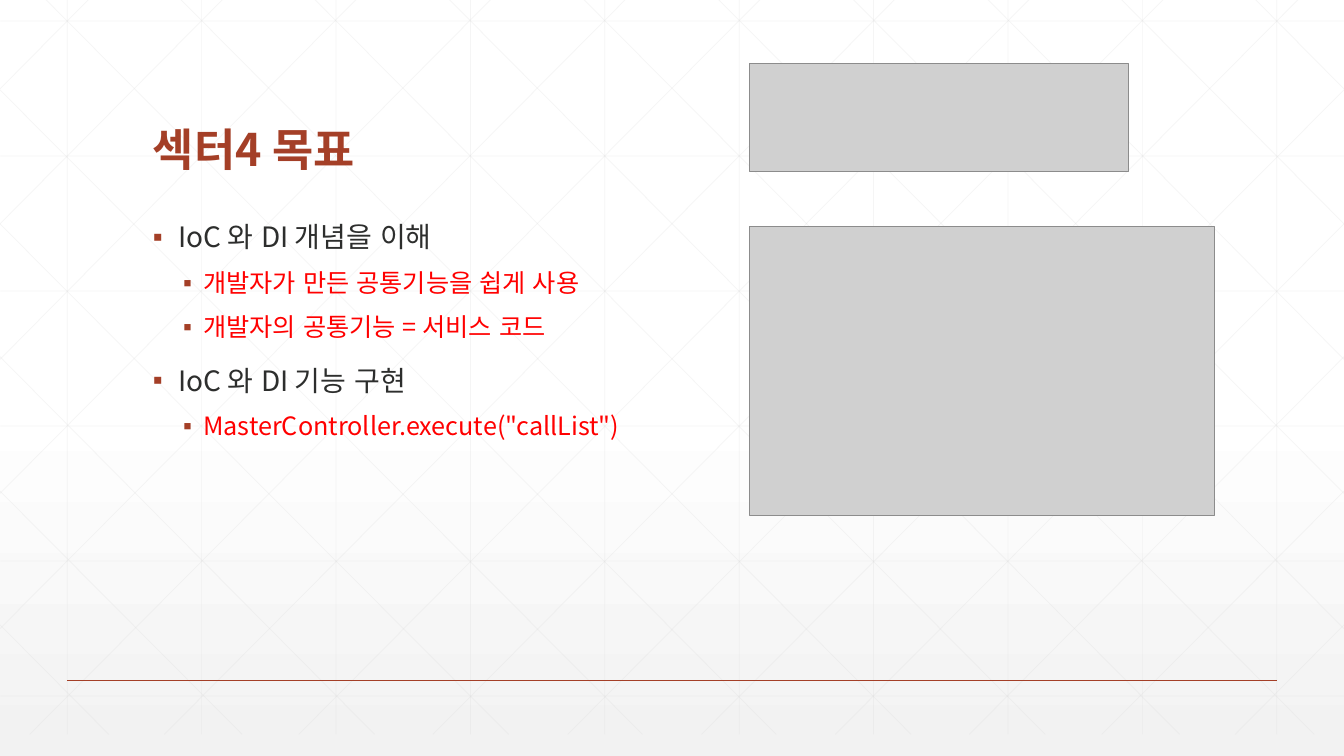
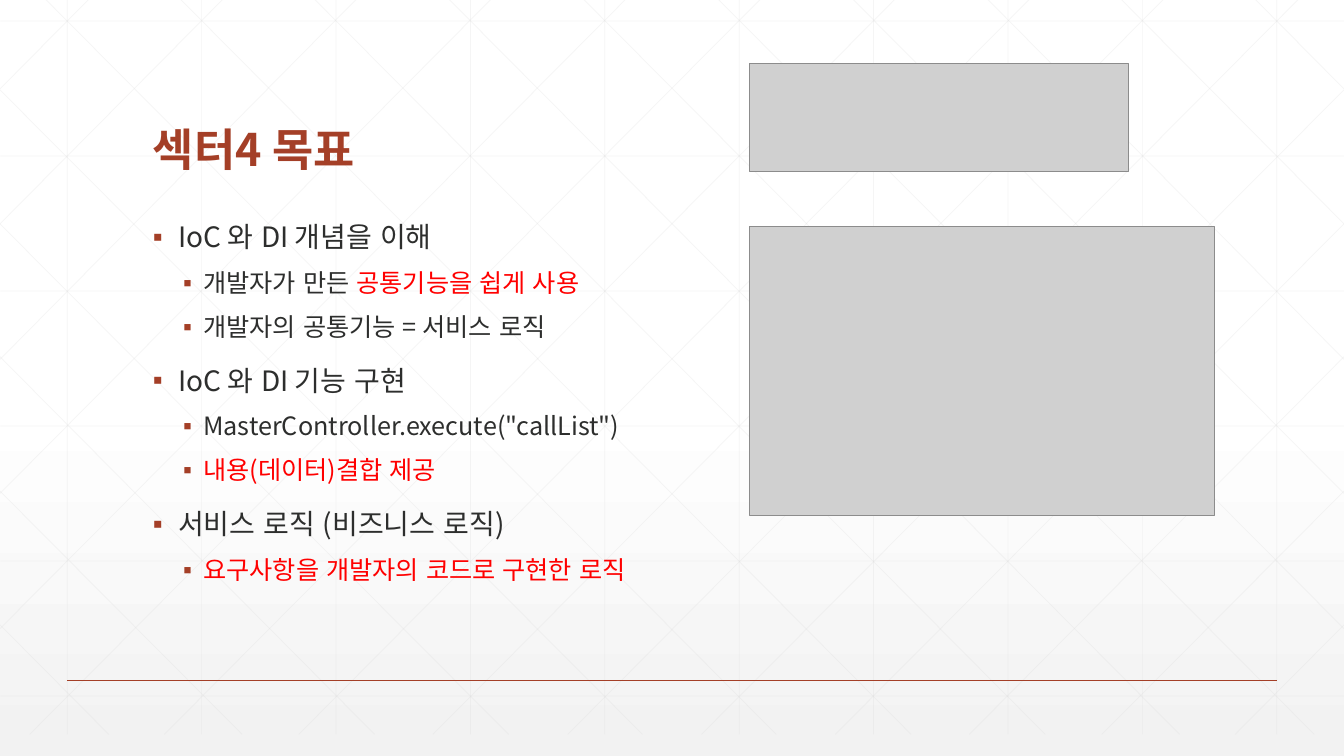
Before and after one commit to zeroshift01/code5, a slide deck: slide 2 of inflearn04/doc/4.서비스 로직을 재사용할 수 있는 IoC 와 DI 를 구현합니다.pptx. Drawn at 1344x756 pixels with LibreOffice and Linux fonts; fonts in the diff are those of the drawing; grey boxes stand for pictures. Boxes give left, top, right and bottom in pixels: in the first picture for what was removed or moved away, otherwise in the second. Text is boxed around its words. In the diff, an @@ line names an element or a change of style, - is before the commit and + after.

Commit message:
섹터 4 다시 작성

```diff
--- a/inflearn04/doc/4.서비스 로직을 재사용할 수 있는 IoC 와 DI 를 구현합니다.pptx
+++ b/inflearn04/doc/4.서비스 로직을 재사용할 수 있는 IoC 와 DI 를 구현합니다.pptx
@@ text at box(203, 271, 619, 440): text colour #FF0000 to #2D2E2D in "개발자가 만든", "MasterController.execute("callList")" @@
@@ text at box(203, 315, 545, 338): text changed; text colour #FF0000 to #2D2E2D @@
-  ▪ 개발자의 공통기능 = 서비스 코드
+  ▪ 개발자의 공통기능 = 서비스 로직
@@ text at box(178, 458, 625, 581): paragraphs added @@
+  ▪ 내용(데이터)결합 제공
+▪ 서비스 로직 (비즈니스 로직)
+  ▪ 요구사항을 개발자의 코드로 구현한 로직
```
Also in this commit, not shown: 7 other slides changed, 12 other files.
